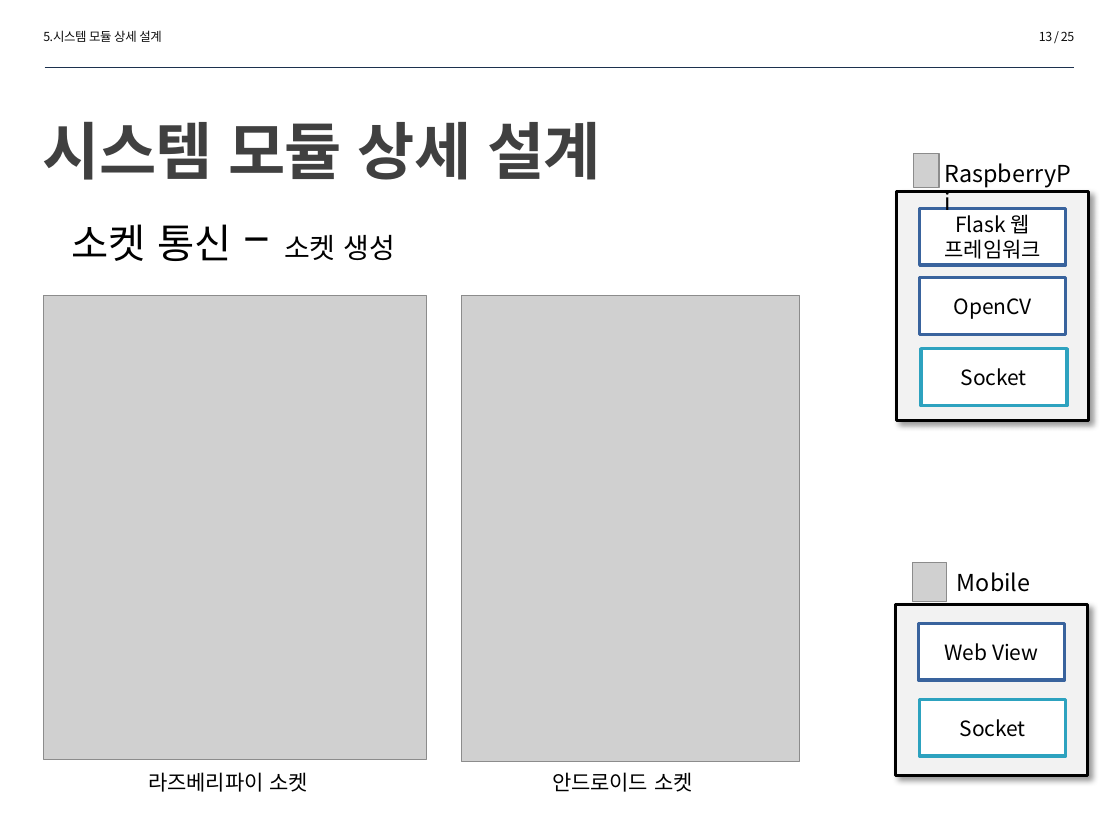
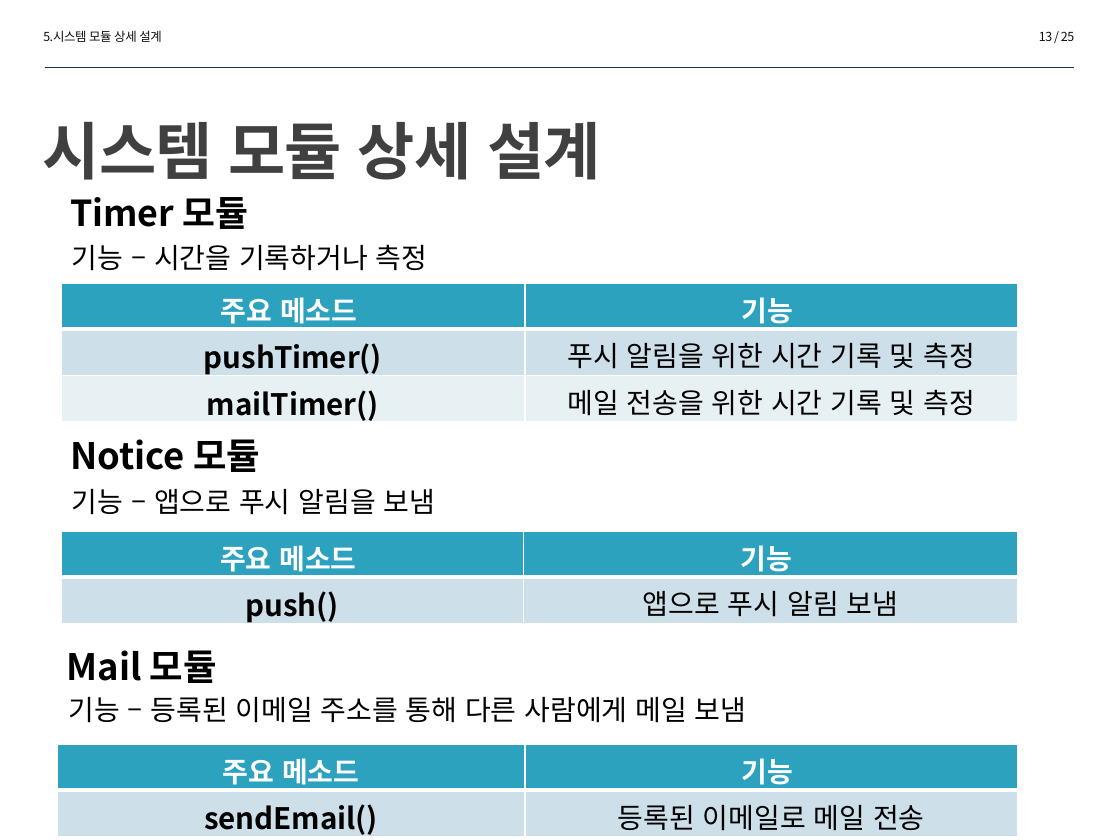
Before and after one commit to dlalscjf94/MinjeongLee, a slide deck: slide 13 of 설계서4-10(이민철,민준호,정재훈).pptx. Drawn at 1120x840 pixels with LibreOffice and Linux fonts; fonts in the diff are those of the drawing; grey boxes stand for pictures. Boxes give left, top, right and bottom in pixels: in the first picture for what was removed or moved away, otherwise in the second. Text is boxed around its words. In the diff, an @@ line names an element or a change of style, - is before the commit and + after.

```diff
--- a/설계서4-10(이민철,민준호,정재훈).pptx
+++ b/설계서4-10(이민철,민준호,정재훈).pptx
@@ picture removed at [914,153,940,187] @@
@@ text removed at [934,153,1083,193] @@
-RaspberryPi
@@ title added at [70,197,249,229], 23 pt, text #000000, bold @@
+Timer 모듈
@@ rectangle removed at [897,192,1089,420] @@
@@ rectangle removed at [920,208,1065,265] @@
-Flask 웹
-프레임워크
@@ text removed at [72,224,396,261] @@
-소켓 통신 – 소켓 생성
@@ text added at [72,244,428,271], 18 pt, text #000000 @@
+기능 – 시간을 기록하거나 측정
@@ picture removed at [43,296,426,759] @@
@@ table added at [60,283,1017,425], 3 rows, 2 columns @@
+주요 메소드 | 기능
+pushTimer() | 푸시 알림을 위한 시간 기록 및 측정
+mailTimer() | 메일 전송을 위한 시간 기록 및 측정
@@ picture removed at [461,296,800,762] @@
@@ rectangle removed at [920,278,1065,335] @@
-OpenCV
@@ rectangle removed at [921,348,1066,405] @@
-Socket
@@ text added at [70,439,260,472], 23.4 pt, text #000000, bold @@
+Notice 모듈
@@ text added at [72,489,436,515], 18 pt, text #000000 @@
+기능 – 앱으로 푸시 알림을 보냄
@@ table added at [60,532,1017,628], 2 rows, 2 columns @@
+주요 메소드 | 기능
+push() | 앱으로 푸시 알림 보냄
@@ picture removed at [913,562,948,601] @@
@@ text removed at [957,572,1030,592] @@
-Mobile
@@ rectangle removed at [896,605,1088,775] @@
@@ rectangle removed at [918,623,1064,680] @@
-Web View
@@ text added at [67,650,217,683], 23.4 pt, text #000000, bold @@
+Mail 모듈
@@ text added at [68,697,747,723], 18 pt, text #000000 @@
+기능 – 등록된 이메일 주소를 통해 다른 사람에게 메일 보냄
@@ rectangle removed at [920,699,1065,756] @@
-Socket
@@ table added at [57,745,1018,840], 2 rows, 2 columns @@
+주요 메소드 | 기능
+sendEmail() | 등록된 이메일로 메일 전송
@@ text removed at [148,772,308,792] @@
-라즈베리파이 소켓
@@ text removed at [552,772,693,792] @@
-안드로이드 소켓
```
Also in this commit, not shown: 6 other slides changed, 7 slides added, 7 slides removed, 5 other files.
